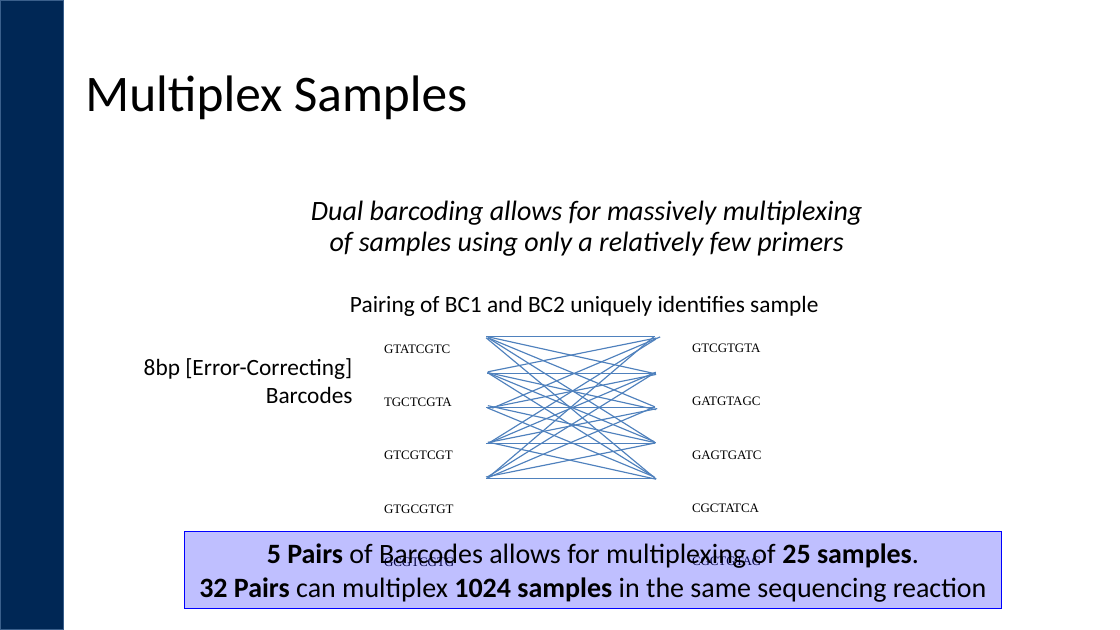
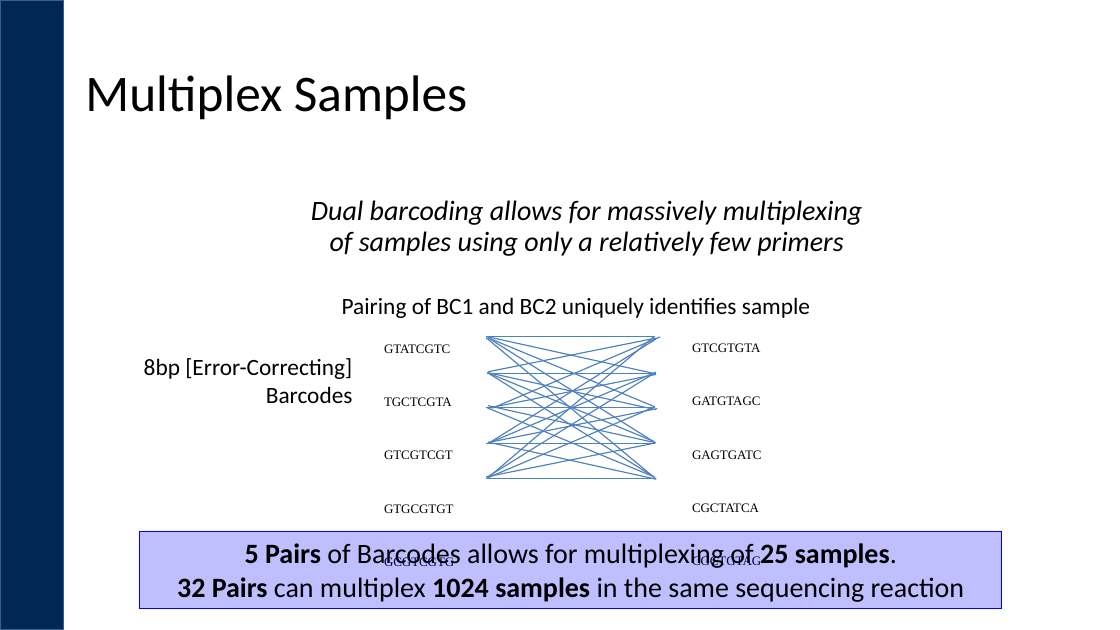
Before and after one commit to ucdavis-bioinformatics-training/2019_September_UCD_Microbial_Community_Analysis_Workshop, a slide deck: slide 6 of dbcAmplicons/dbcAmplicons_Amplicons.pptx. Drawn at 1120x630 pixels with LibreOffice and Linux fonts; fonts in the diff are those of the drawing; background and template pictures are left out. Boxes give left, top, right and bottom in pixels: in the first picture for what was removed or moved away, otherwise in the second. Text is boxed around its words. In the diff, an @@ line names an element or a change of style, - is before the commit and + after.

```diff
--- a/dbcAmplicons/dbcAmplicons_Amplicons.pptx
+++ b/dbcAmplicons/dbcAmplicons_Amplicons.pptx
@@ text "Pairing of BC1 and BC2 ...": place and size @@
-text "Pairing of BC1 and BC2 ..." at [350,295,818,316]
+text "Pairing of BC1 and BC2 ..." at [342,297,810,318]
@@ rectangle "5 Pairs of Barcodes allows ...": place and size @@
-rectangle "5 Pairs of Barcodes allows ..." at [184,532,1002,608]
+rectangle "5 Pairs of Barcodes allows ..." at [140,532,1002,608]
```
Also in this commit, not shown: 1 other slide changed, 15 other files.
